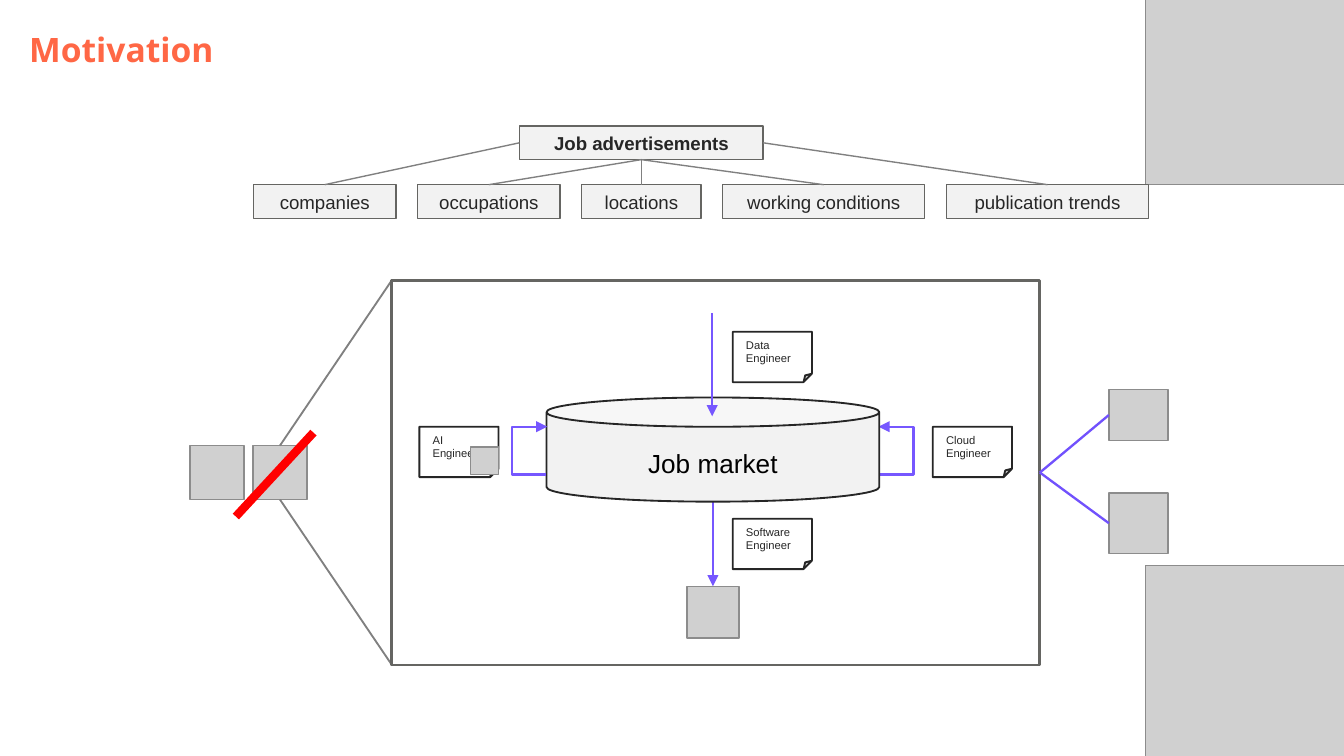
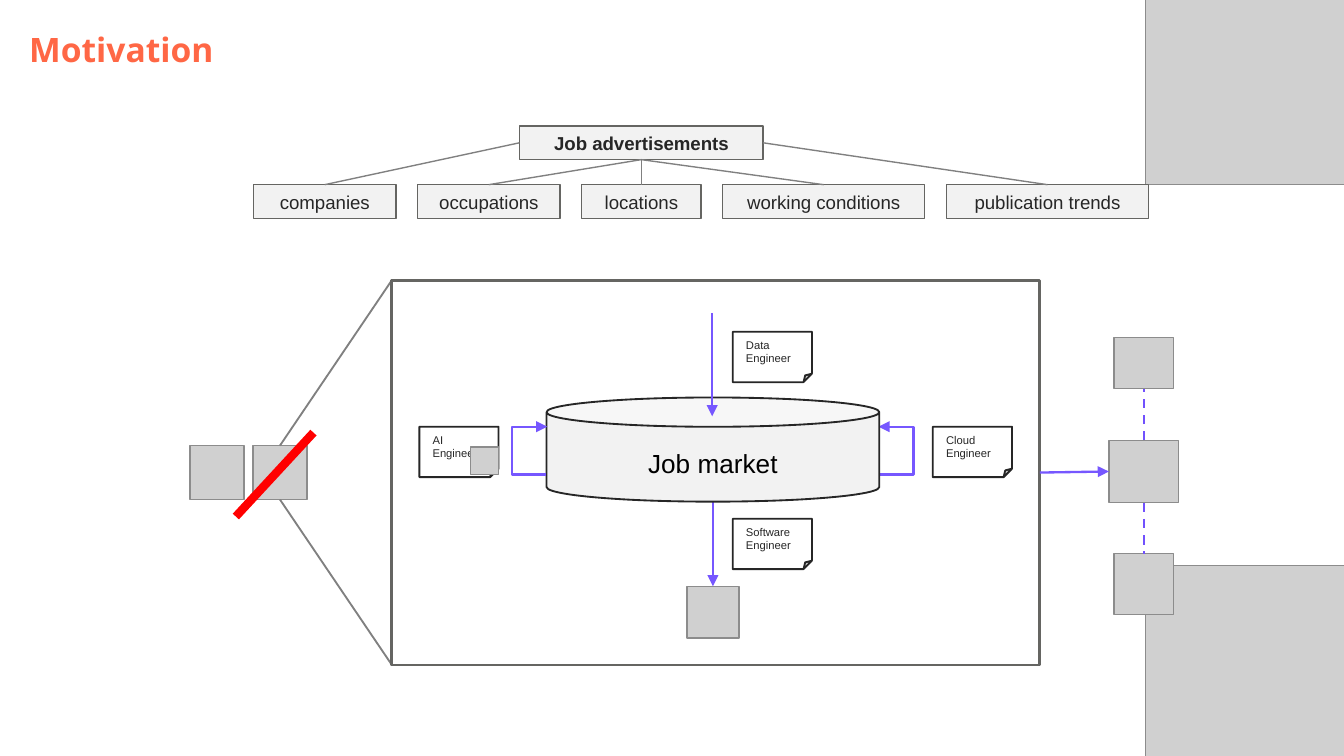
Before and after one commit to DataScientest-Studio/jun26bde-job-market, a slide deck: slide 2 of docs/defence/Defence.pptx. Drawn at 1344x756 pixels with LibreOffice and Linux fonts; fonts in the diff are those of the drawing; grey boxes stand for pictures; background and template pictures are left out. Boxes give left, top, right and bottom in pixels: in the first picture for what was removed or moved away, otherwise in the second. Text is boxed around its words. In the diff, an @@ line names an element or a change of style, - is before the commit and + after.

```diff
--- a/docs/defence/Defence.pptx
+++ b/docs/defence/Defence.pptx
@@ picture added at (1114,337,1173,388) @@
@@ line moved from (1040, 473) - (1109, 415) to (1144, 441) - (1144, 388) @@
@@ line (1144, 441) - (1144, 388): stroke #7151FD 1.25 pt to #7151FD 1.25 pt dashed @@
@@ picture removed at (1109,390,1168,441) @@
@@ picture added at (1109,441,1179,503) @@
@@ arrow added from (1040, 473) to (1109, 472), #7657FF 1.25 pt @@
@@ picture removed at (1109,493,1168,554) @@
@@ line moved from (1040, 473) - (1109, 523) to (1144, 503) - (1144, 554) @@
@@ line (1144, 503) - (1144, 554): stroke #7151FD 1.25 pt to #7151FD 1.25 pt dashed @@
@@ picture added at (1114,554,1173,614) @@
```
Also in this commit, not shown: 1 slide added, 1 slide removed, 1 other file.
